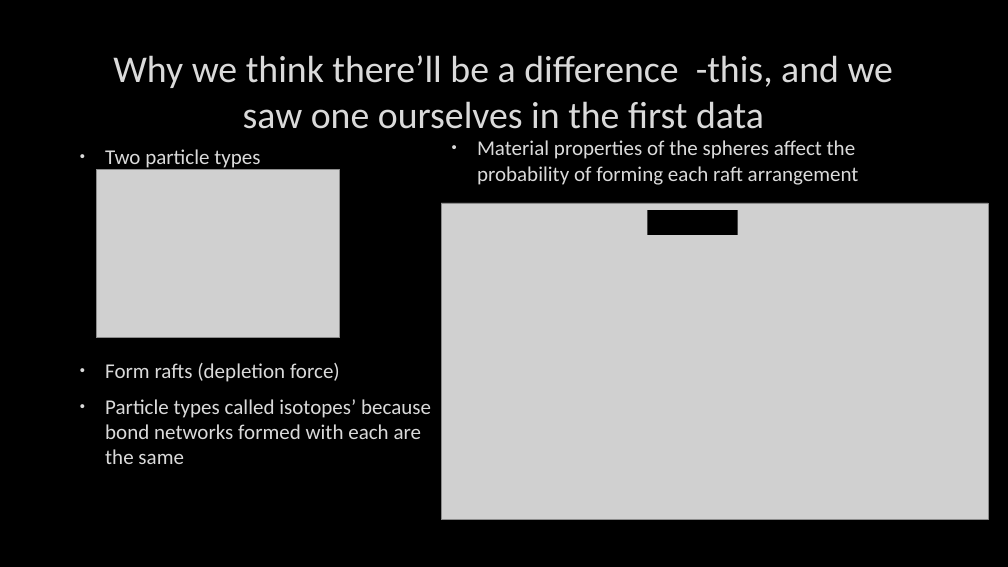
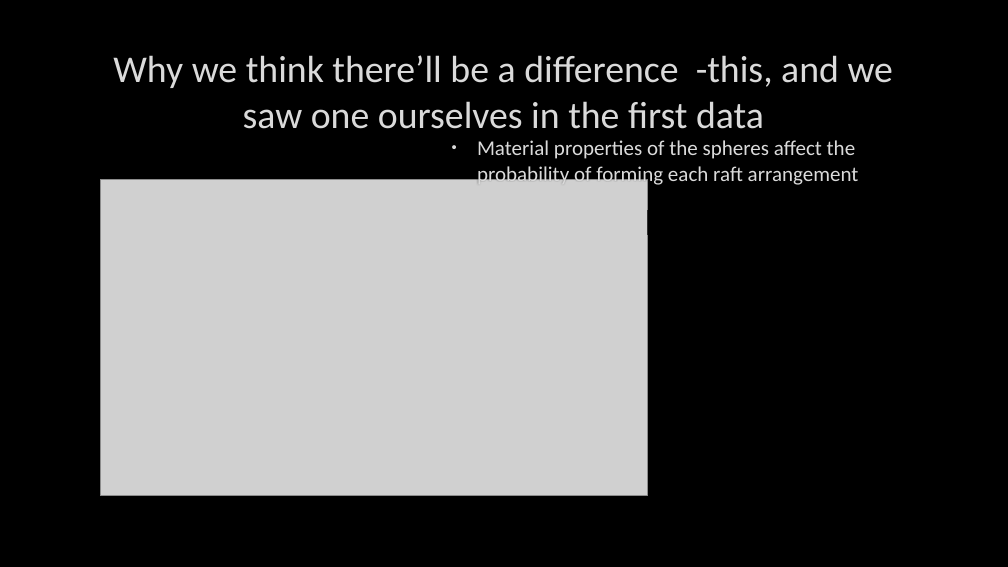
Before and after one commit to TchakamauRa/Soft-Matter, a slide deck: slide 5 of Backup copy.pptx. Drawn at 1008x567 pixels with LibreOffice and Linux fonts; fonts in the diff are those of the drawing; grey boxes stand for pictures; background and template pictures are left out. Boxes give left, top, right and bottom in pixels: in the first picture for what was removed or moved away, otherwise in the second. Text is boxed around its words. In the diff, an @@ line names an element or a change of style, - is before the commit and + after.

```diff
--- a/Backup copy.pptx
+++ b/Backup copy.pptx
@@ text removed at (105, 149, 431, 464) @@
-• Two particle types
-• Form rafts (depletion force)
-• Particle types called isotopes’ because bond networks formed with each are the same
@@ picture removed at (96, 169, 340, 337) @@
@@ picture: place and size @@
-picture at (441, 203, 988, 520)
+picture at (101, 179, 648, 496)
```
Also in this commit, not shown: 7 other slides changed, 18 slides added, 2 slides removed, 2 other files.
